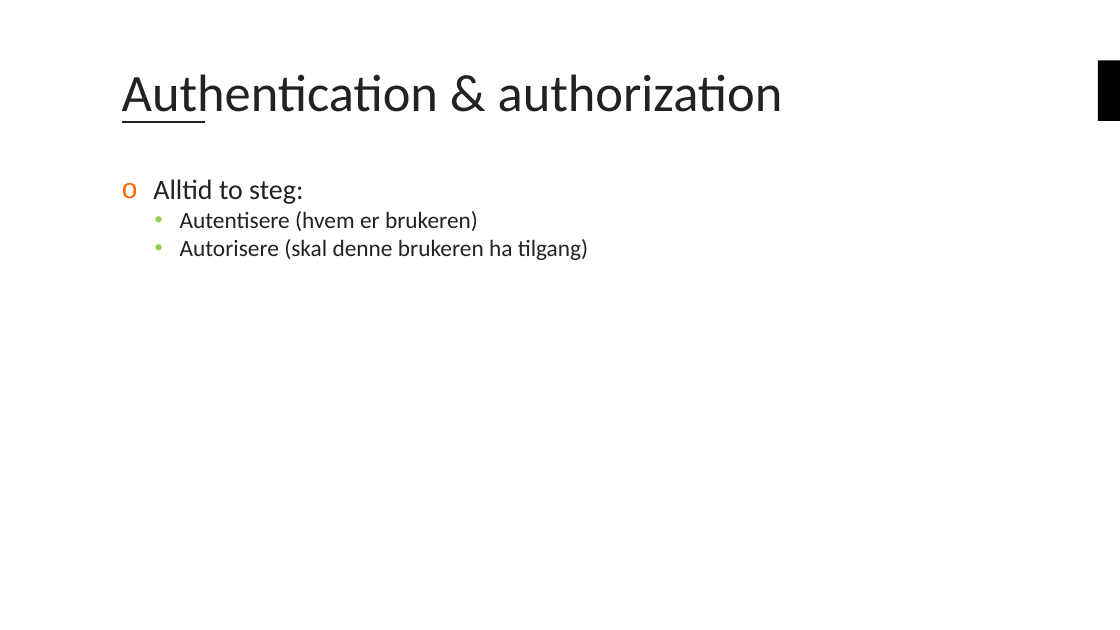
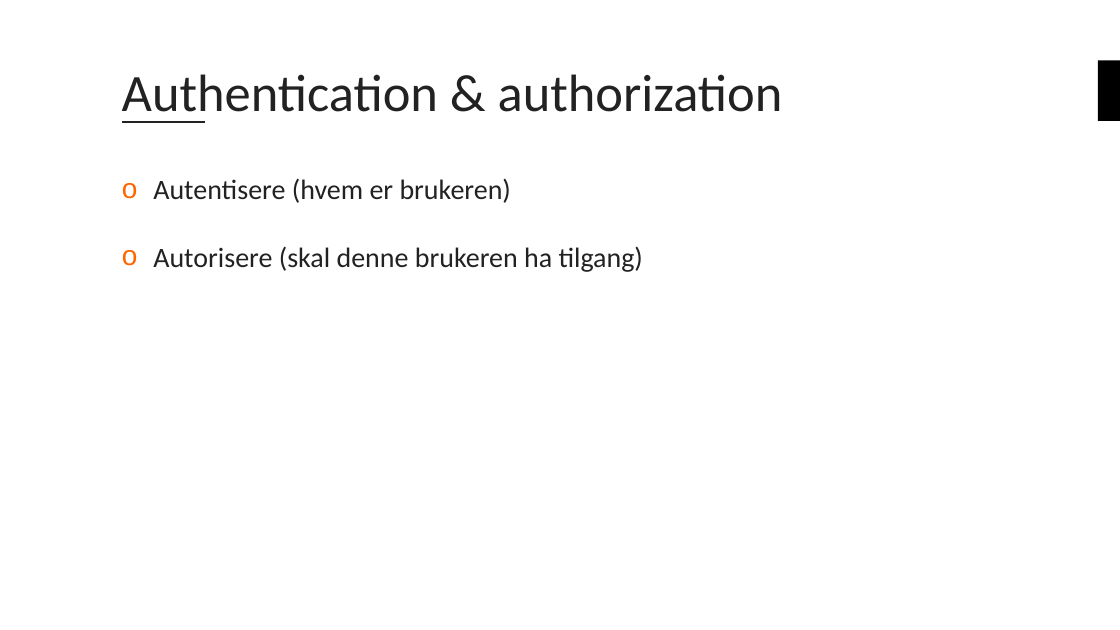
Before and after one commit to bouvet/azure-workshops, a slide deck: slide 13 of Workshop_3/Presentasjon/Azureskolen-Workshop#3.pptx. Drawn at 1120x630 pixels with LibreOffice and Linux fonts; fonts in the diff are those of the drawing; background and template pictures are left out. Boxes give left, top, right and bottom in pixels: in the first picture for what was removed or moved away, otherwise in the second. Text is boxed around its words. In the diff, an @@ line names an element or a change of style, - is before the commit and + after.

```diff
--- a/Workshop_3/Presentasjon/Azureskolen-Workshop#3.pptx
+++ b/Workshop_3/Presentasjon/Azureskolen-Workshop#3.pptx
@@ text "Autentisere (hvem er brukeren)" at bbox=[153, 178, 643, 272]: size 20 to 24 pt; bullet • to o; list level 2 to 1 in "Autentisere (hvem er brukeren)"; bullet colour #92D050 to #FF6400; list level 2 to 1 in "Autorisere (skal denne brukeren ha ..." @@
@@ text at bbox=[153, 179, 303, 204]: paragraph removed @@
-o Alltid to steg:
```
Also in this commit, not shown: 1 other slide changed.
